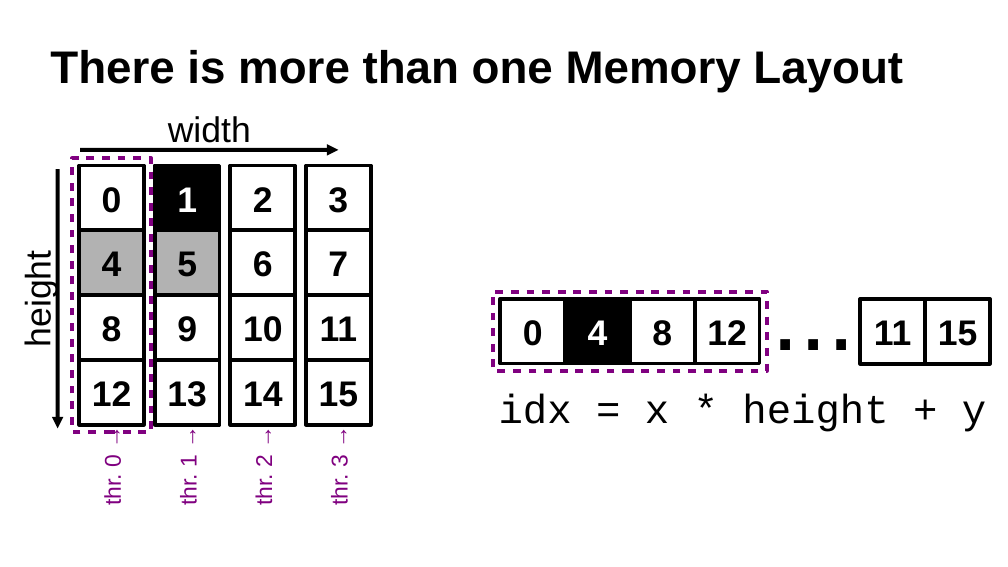
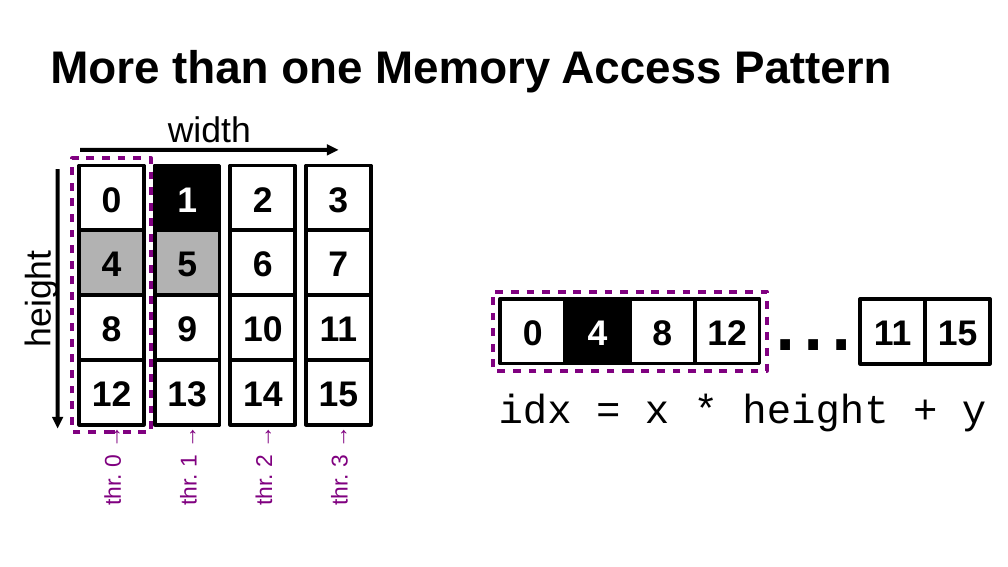
Before and after one commit to ax3l/datenspuren_2016, a slide deck: slide 62 of Slides.odp (slide 33 before the commit). Drawn at 1008x567 pixels with LibreOffice and Linux fonts; fonts in the diff are those of the drawing; background and template pictures are left out. Boxes give left, top, right and bottom in pixels: in the first picture for what was removed or moved away, otherwise in the second. Text is boxed around its words. In the diff, an @@ line names an element or a change of style, - is before the commit and + after.

```diff
--- a/Slides.odp
+++ b/Slides.odp
@@ title at bbox=[50, 50, 891, 92]: text changed @@
-There is more than one Memory Layout
+More than one Memory Access Pattern
```
Also in this commit, not shown: 16 other slides changed, 35 slides added, 4 slides removed.
